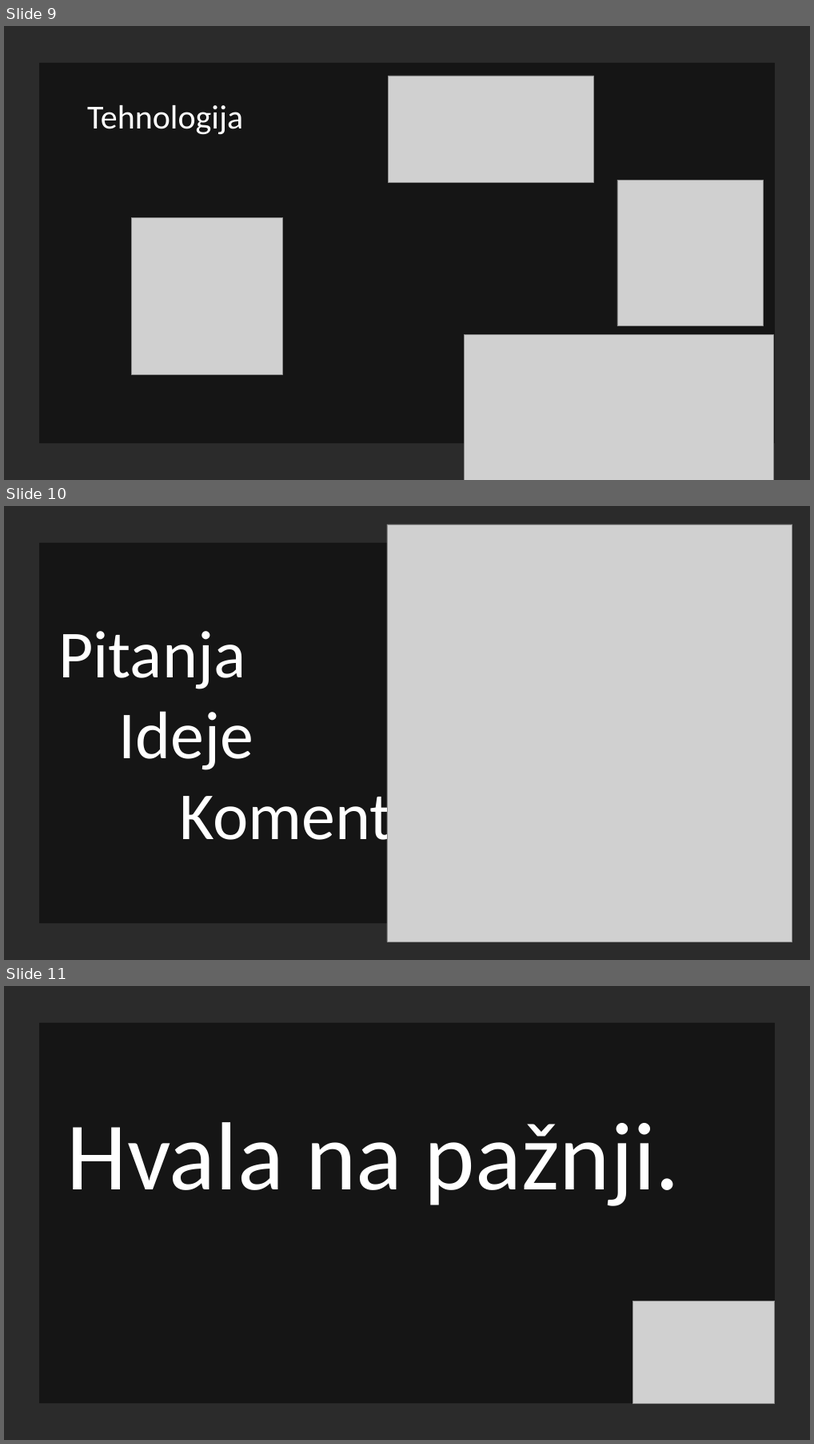
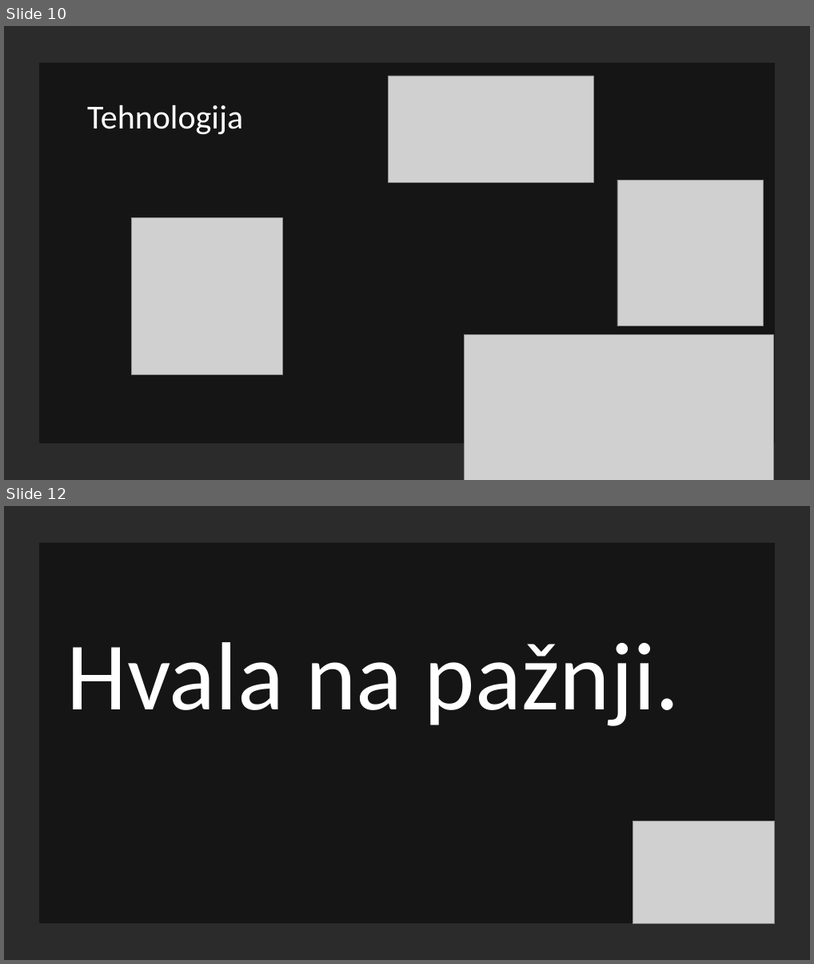
Before and after one commit to Maki94/portal, a slide deck: Dokumentacija/Tim za SWE - Portal studentske organizacije.pptx. Shown one above the other, each under a label of ours: slides 9, 10 and 11 before the commit, slides 10 and 12 after it; the slides between them are not shown. The pictures are 814x1444 and 814x964 pixels, drawn with LibreOffice and Linux fonts; fonts in the diff are those of the drawing; grey boxes stand for pictures; background and template pictures are left out; a plain dark background stands for a picture behind light text. Boxes give left, top, right and bottom in pixels: in the first picture for what was removed or moved away, otherwise in the second. Text is boxed around its words. In the diff, an @@ line names an element or a change of style, - is before the commit and + after.

```diff
--- a/Dokumentacija/Tim za SWE - Portal studentske organizacije.pptx
+++ b/Dokumentacija/Tim za SWE - Portal studentske organizacije.pptx
@@ slide 10 removed at [4,506,810,960], background picture (left out) @@
@@ picture removed at [387,524,794,941] @@
@@ rectangle removed at [39,543,775,924] @@
@@ text removed at [58,631,462,854] @@
-Pitanja
-Ideje
-Komentari
@@ what was slide 9 is now slide 10 @@
@@ what was slide 11 is now slide 12 @@
```
Also in this commit, not shown: 7 slides changed, 2 slides added, 5 other files.
